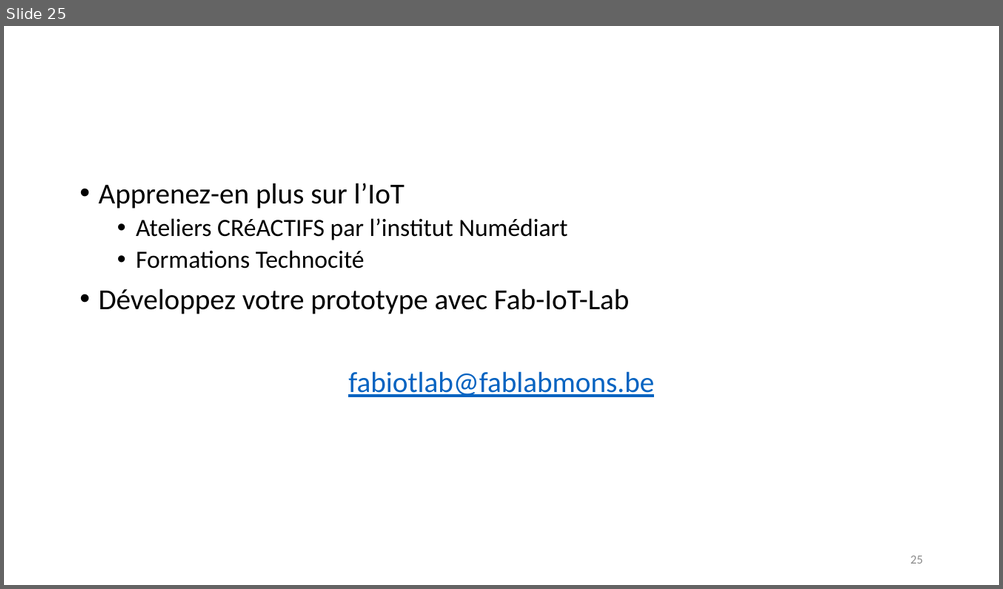
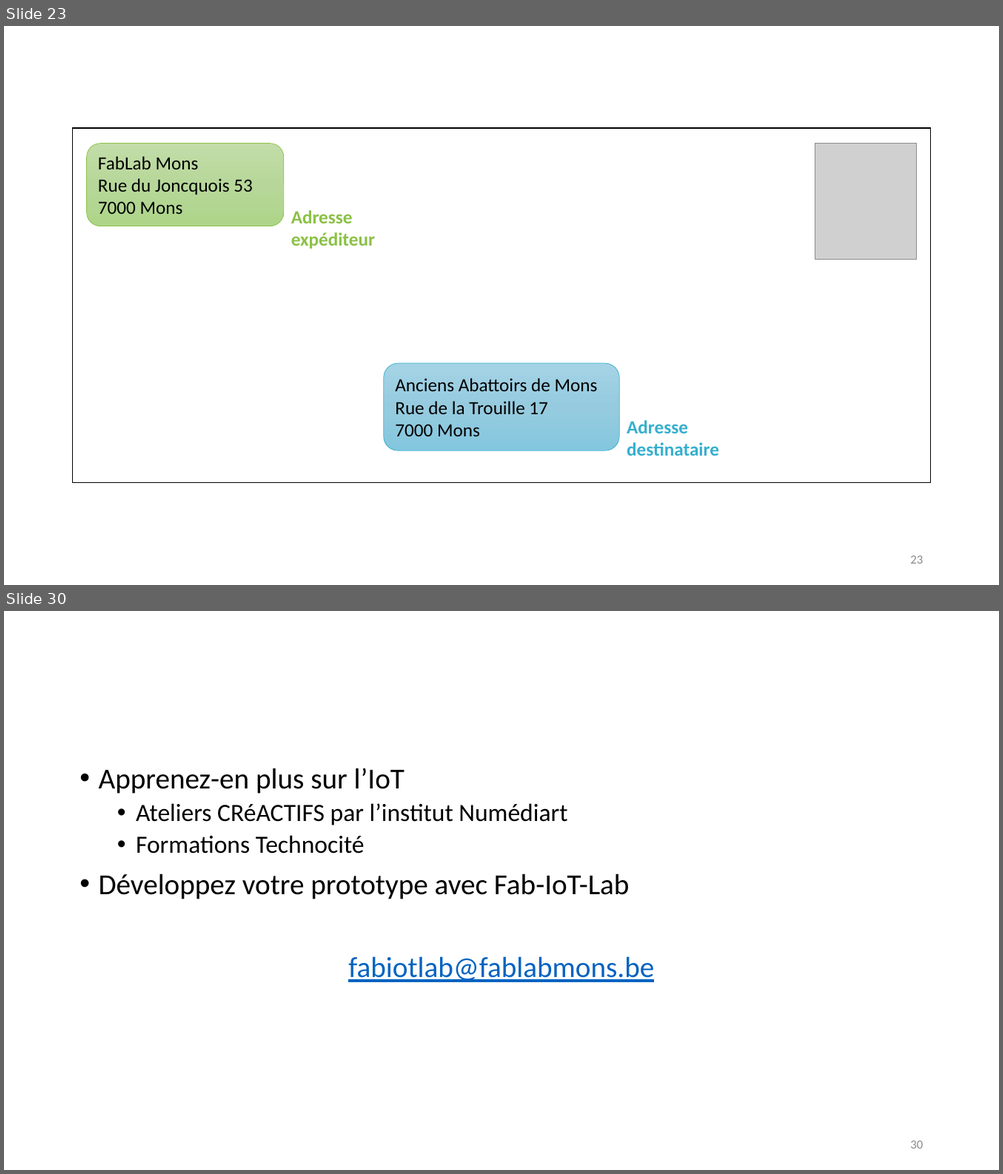
Before and after one commit to FabLabMons/iotlab-connectedobject-workshop, a slide deck: 201809-FabIoTLab-Objet connecte.pptx. Shown one above the other, each under a label of ours: slide 25 before the commit, slides 23 and 30 after it; the slides between them are not shown. The pictures are 1003x589 and 1003x1174 pixels, drawn with LibreOffice and Linux fonts; fonts in the diff are those of the drawing; grey boxes stand for pictures. Boxes give left, top, right and bottom in pixels: in the first picture for what was removed or moved away, otherwise in the second. Text is boxed around its words. In the diff, an @@ line names an element or a change of style, - is before the commit and + after.

```diff
--- a/201809-FabIoTLab-Objet connecte.pptx
+++ b/201809-FabIoTLab-Objet connecte.pptx
@@ slide 23 added at (4, 26, 999, 585), background #FFFFFF @@
@@ group added at (73, 128, 930, 483): 2 rounded rectangles, 2 texts, 1 rectangle, 1 picture @@
+FabLab Mons
+Rue du Joncquois 53
+7000 Mons
+Anciens Abattoirs de Mons
+Rue de la Trouille 17
+7000 Mons
+Adresse expéditeur
+Adresse destinataire
@@ page number added at (910, 556, 922, 564), 12 pt, text #8C8C8C @@
+23
@@ what was slide 25 is now slide 30 @@
@@ page number at (910, 1141, 922, 1149): text changed @@
-25
+30
```
Also in this commit, not shown: 20 slides changed, 5 other slides added, 1 slide removed.
